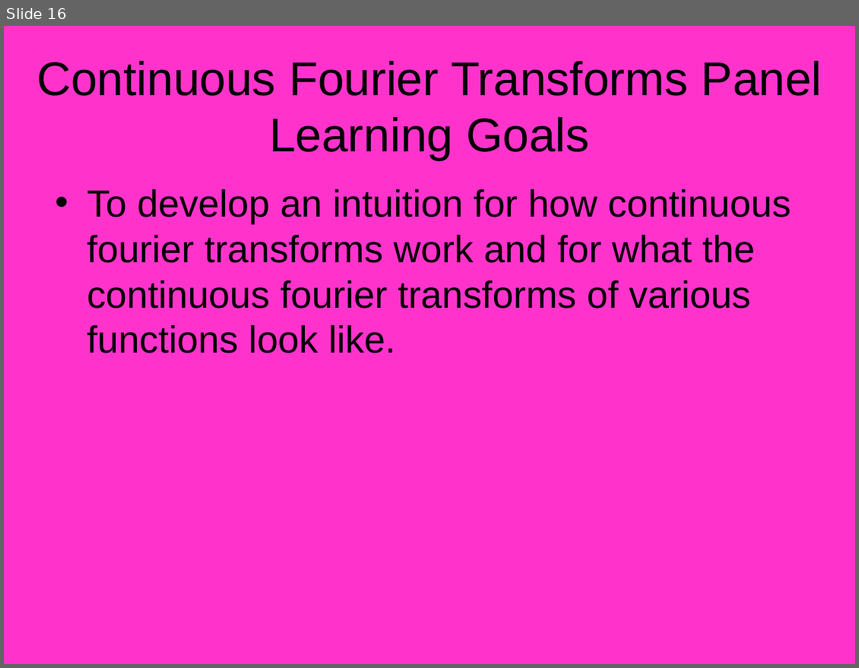
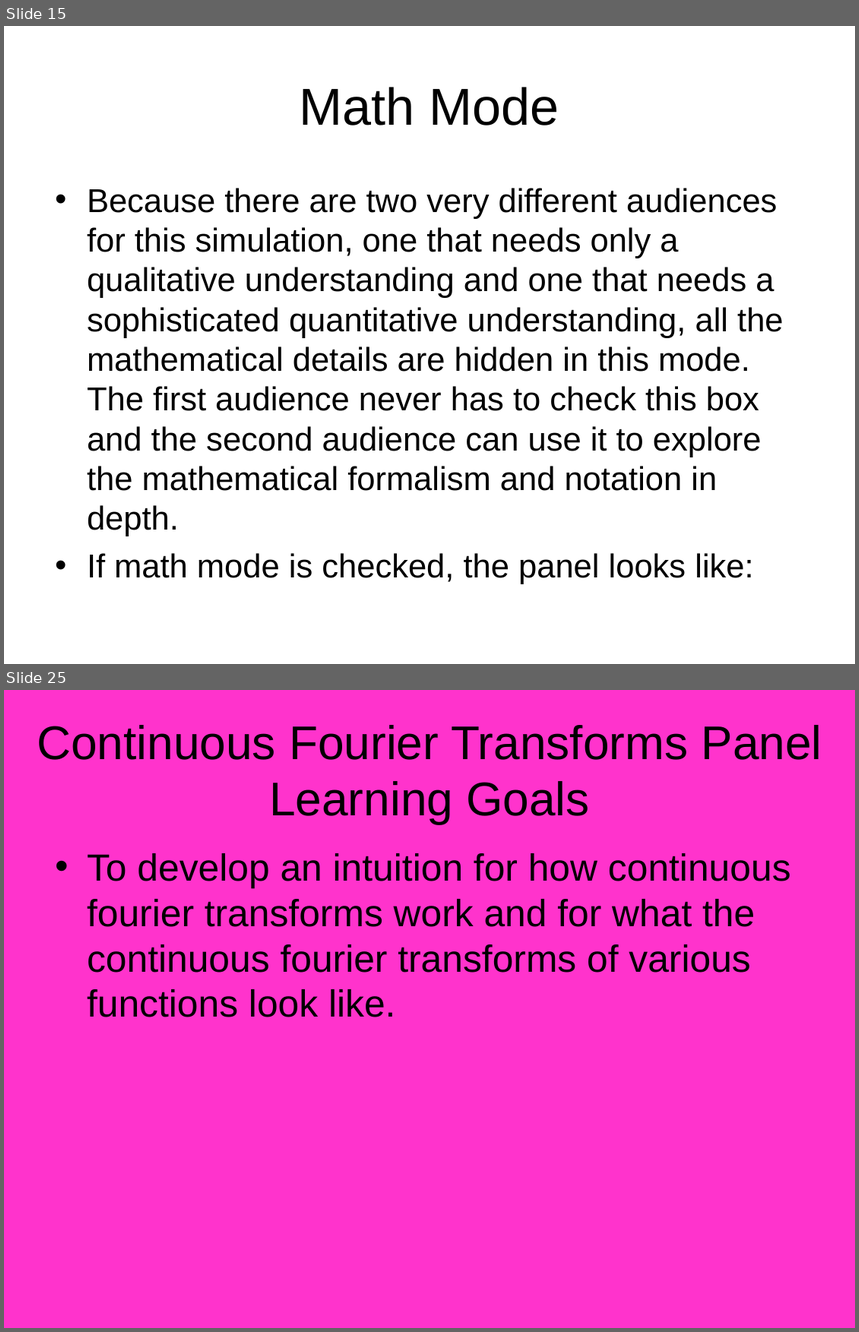
Before and after one commit to azharawaw/sim, a slide deck: trunk/fourier/doc/Fourier_Design_Outline.ppt. Shown one above the other, each under a label of ours: slide 16 before the commit, slides 15 and 25 after it; the slides between them are not shown. The pictures are 859x668 and 859x1332 pixels, drawn with LibreOffice and Linux fonts; fonts in the diff are those of the drawing. Boxes give left, top, right and bottom in pixels: in the first picture for what was removed or moved away, otherwise in the second. Text is boxed around its words. In the diff, an @@ line names an element or a change of style, - is before the commit and + after.

```diff
--- a/trunk/fourier/doc/Fourier_Design_Outline.ppt
+++ b/trunk/fourier/doc/Fourier_Design_Outline.ppt
@@ slide 15 added at (4,26,855,664), background #FFFFFF @@
@@ title added at (300,87,560,126), 44 pt, text #000000 @@
+Math Mode
@@ text added at (87,188,784,585), 28 pt, text #000000 @@
+• Because there are two very different audiences for this simulation, one that needs only a qualitative understanding and one that needs a sophisticated quantitative understanding, all the mathematical details are hidden in this mode. The first audience never has to check this box and the second audience can use it to explore the mathematical formalism and notation in depth.
+• If math mode is checked, the panel looks like:
@@ what was slide 16 is now slide 25 @@
```
Also in this commit, not shown: 11 slides changed, 15 other slides added, 6 slides removed.
